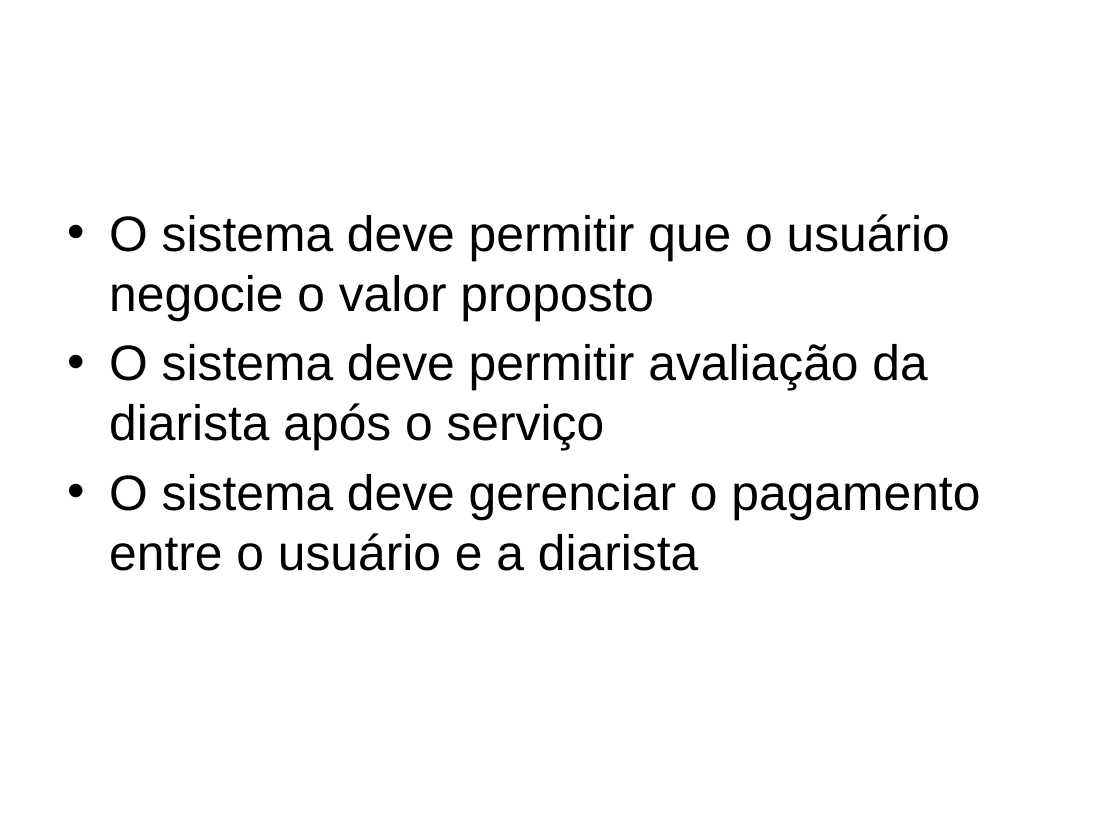
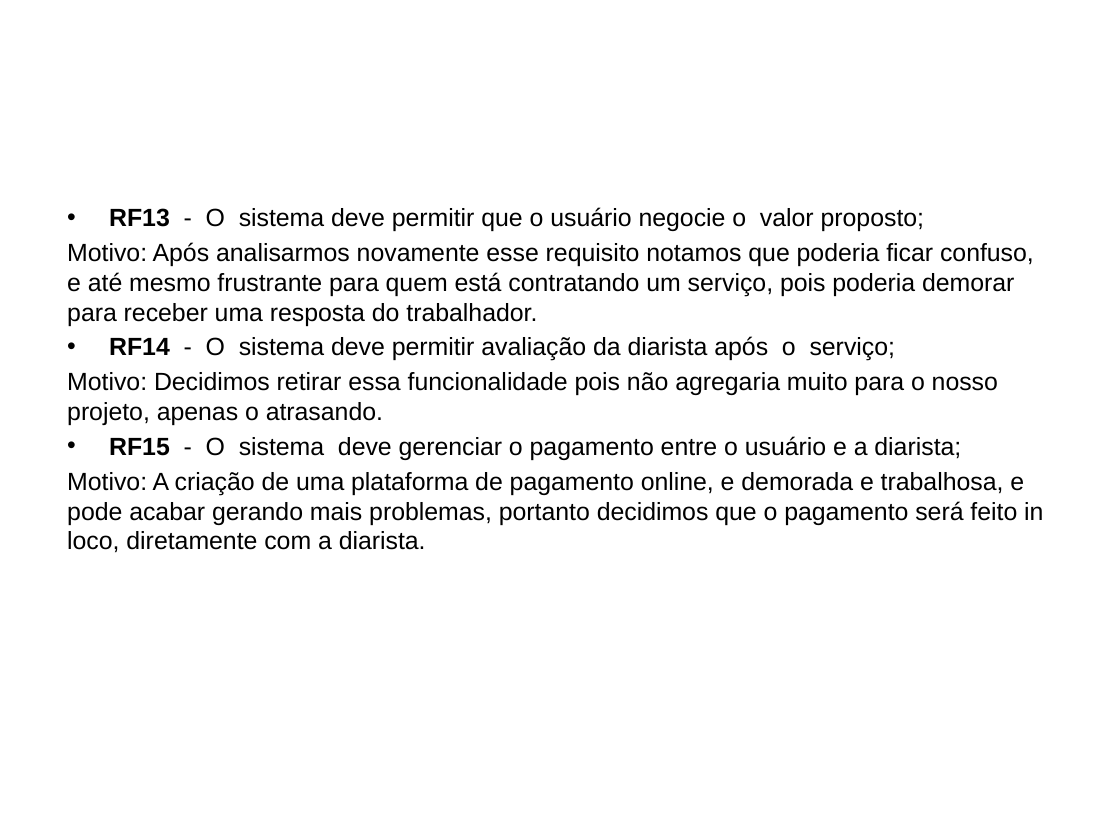
Before and after one commit to douglas-oliveira/Limpai, a slide deck: slide 6 of Docs/Projeto de software apresentação.pptx (slide 13 before the commit). Drawn at 1120x840 pixels with LibreOffice and Linux fonts; fonts in the diff are those of the drawing; background and template pictures are left out. Boxes give left, top, right and bottom in pixels: in the first picture for what was removed or moved away, otherwise in the second. Text is boxed around its words. In the diff, an @@ line names an element or a change of style, - is before the commit and + after.

```diff
--- a/Docs/Projeto de software apresentação.pptx
+++ b/Docs/Projeto de software apresentação.pptx
@@ text at bbox=[67, 207, 1043, 553]: text changed; size 32 to 16 pt @@
-• O sistema deve permitir que o usuário negocie o valor proposto
-• O sistema deve permitir avaliação da diarista após o serviço
-• O sistema deve gerenciar o pagamento entre o usuário e a diarista
+• RF13 - O sistema deve permitir que o usuário negocie o valor proposto;
+Motivo: Após analisarmos novamente esse requisito notamos que poderia ficar confuso, e até mesmo frustrante para quem está contratando um serviço, pois poderia demorar para receber uma resposta do trabalhador.
+• RF14 - O sistema deve permitir avaliação da diarista após o serviço;
+Motivo: Decidimos retirar essa funcionalidade pois não agregaria muito para o nosso projeto, apenas o atrasando.
+• RF15 - O sistema deve gerenciar o pagamento entre o usuário e a diarista;
+Motivo: A criação de uma plataforma de pagamento online, e demorada e trabalhosa, e pode acabar gerando mais problemas, portanto decidimos que o pagamento será feito in loco, diretamente com a diarista.
```
Also in this commit, not shown: 2 other slides changed, 2 slides added, 10 slides removed.
